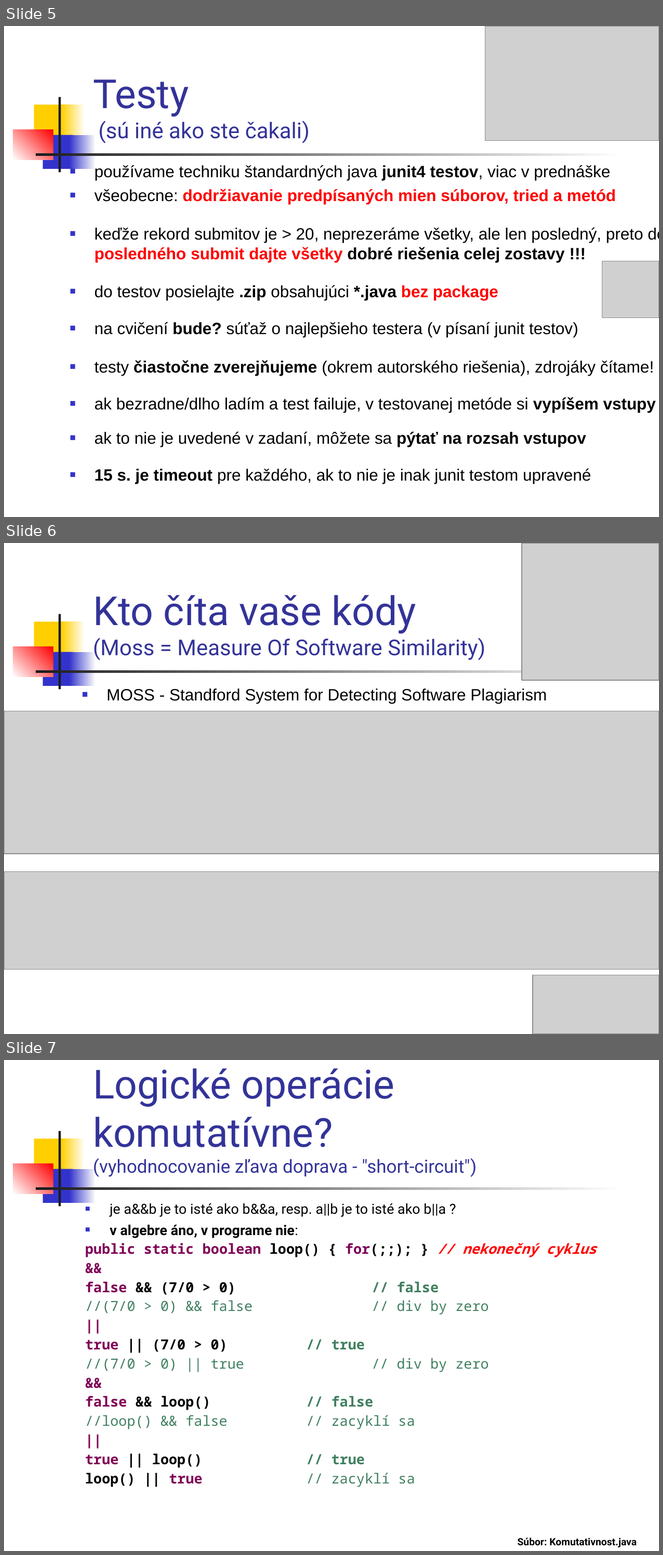
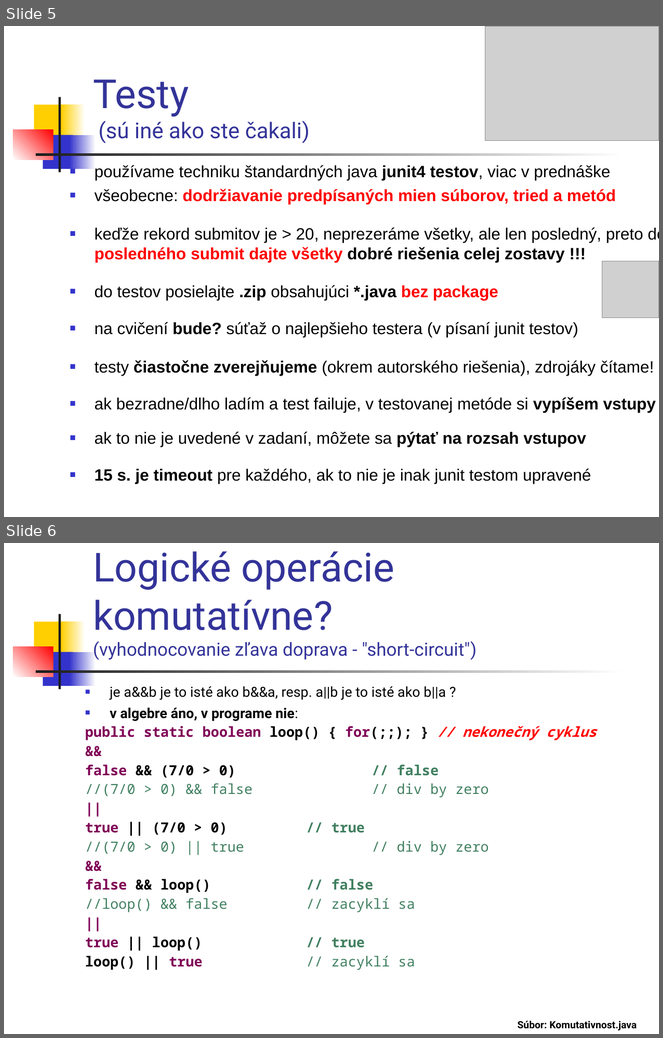
Before and after one commit to Programovanie4/Prednasky, a slide deck: 02/02_java.ppt. Shown one above the other, each under a label of ours: slides 5, 6 and 7 before the commit, slides 5 and 6 after it. The pictures are 663x1555 and 663x1038 pixels, drawn with LibreOffice and Linux fonts; fonts in the diff are those of the drawing; grey boxes stand for pictures. Boxes give left, top, right and bottom in pixels: in the first picture for what was removed or moved away, otherwise in the second. Text is boxed around its words. In the diff, an @@ line names an element or a change of style, - is before the commit and + after.

```diff
--- a/02/02_java.ppt
+++ b/02/02_java.ppt
@@ slide 6 removed at [4,543,659,1034], background #FFFFFF; not listed: 7 template elements that a slide beside it also shows @@
@@ picture removed at [521,543,659,681] @@
@@ title removed at [93,595,486,661] @@
-Kto číta vaše kódy
-(Moss = Measure Of Software Similarity)
@@ text removed at [106,689,547,704] @@
-■ MOSS - Standford System for Detecting Software Plagiarism
@@ picture removed at [4,711,659,854] @@
@@ picture removed at [4,872,659,969] @@
@@ picture removed at [533,976,659,1034] @@
@@ what was slide 7 is now slide 6 @@
```
Also in this commit, not shown: 6 slides changed, 2 other files.
